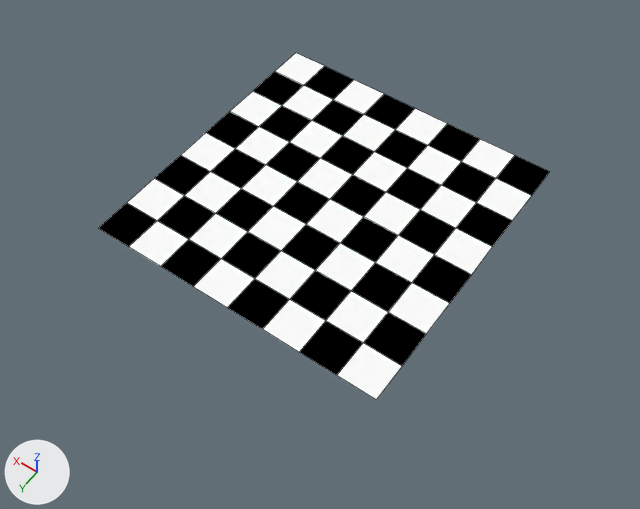
Renders of the Blender file ChessScene.blend from each side of a commit.
The view is the same before and after, from a camera (50 mm lens) standing at (-49.7, 72.2, 98.7) and looking at (-2.1, 5.5, -6.0). Lighting does not change. The marker at lower left points along +X, +Y and +Z. Mesh edges are drawn as thin lines.

Names of what the first picture shows: 'Chess Board'.
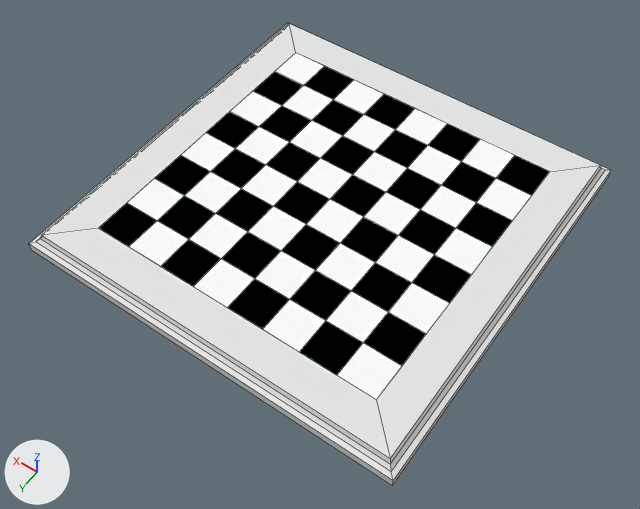
Diff of the bpy script that builds the scene:
```diff
--- a/ChessScene.blend.py
+++ b/ChessScene.blend.py
@@ mat_chess_board_surrond @@
+mat_chess_board_surrond = diffuse_material('Chess Board Surrond')
+mat_chess_board_surrond.base_color = (0.8, 0.8, 0.8)  # white #e7e7e7
@@ me_plane @@
+me_plane.from_pydata(...)  # 28 vertices, 26 faces; spans x -31.2..31.2, y -31.2..31.2, z -3.0..0.0
+me_plane.materials.append(mat_chess_board_surrond)  # its picture is missing
@@ ob_chess_board_surrond @@
+ob_chess_board_surrond = bpy.data.objects.new('Chess Board Surrond', me_plane)
+ob_chess_board_surrond.location = (0.0, 0.0, 0.0)
```

Where the change shows, as pixel boxes [x1, y1, x2, y2] in the pictures (640 x 509 px):
'Chess Board Surrond', added: after [29, 23, 611, 485]
